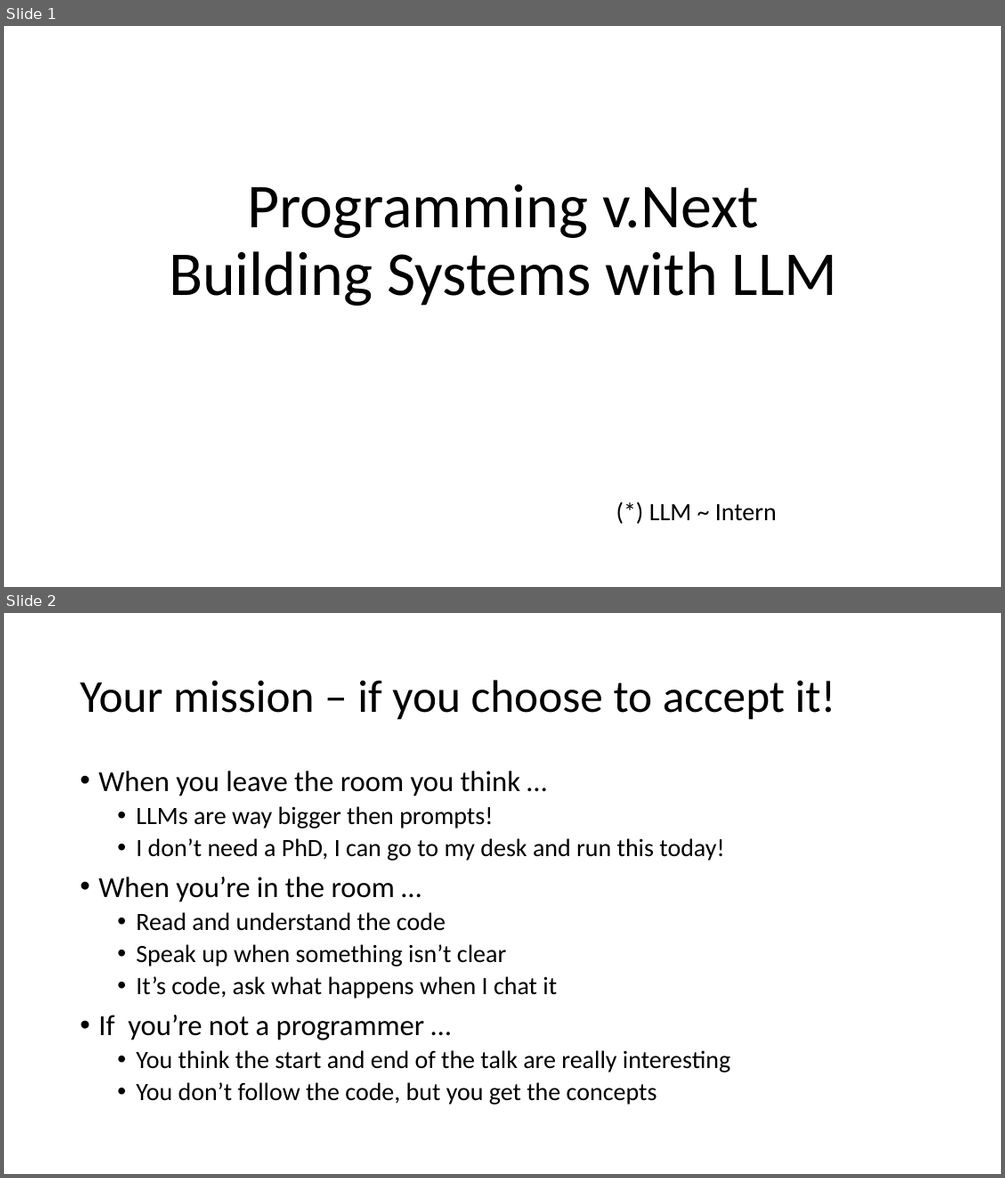
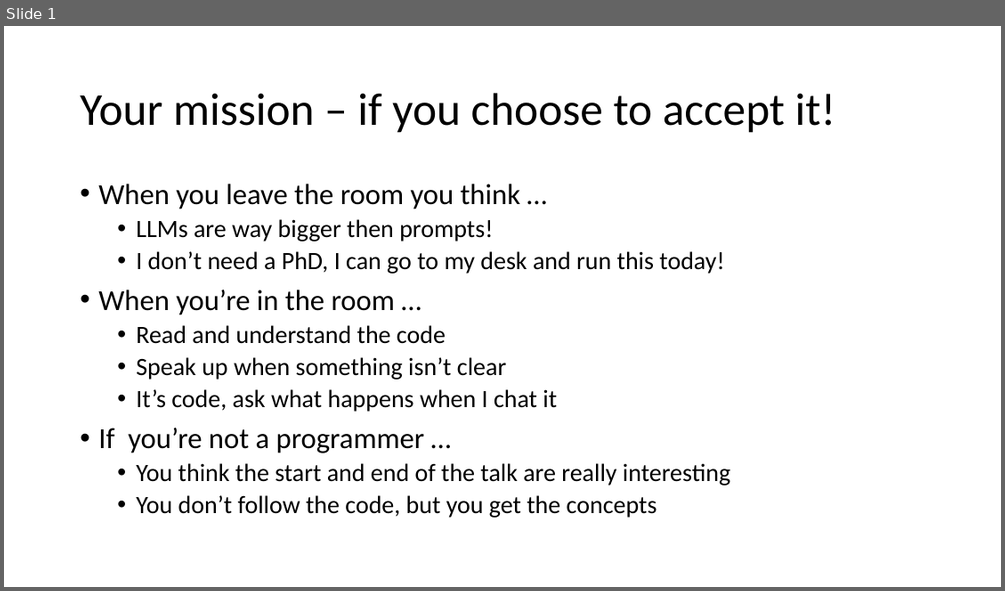
Before and after one commit to idvorkin/ai_talk, a slide deck: building_systems_with_llms.pptx. Shown one above the other, each under a label of ours: slides 1 and 2 before the commit, slide 1 after it. The pictures are 1005x1178 and 1005x591 pixels, drawn with LibreOffice and Linux fonts; fonts in the diff are those of the drawing. Boxes give left, top, right and bottom in pixels: in the first picture for what was removed or moved away, otherwise in the second. Text is boxed around its words. In the diff, an @@ line names an element or a change of style, - is before the commit and + after.

```diff
--- a/building_systems_with_llms.pptx
+++ b/building_systems_with_llms.pptx
@@ slide 1 removed at bbox=[4, 26, 1001, 587], background #FFFFFF @@
@@ title removed at bbox=[169, 184, 838, 305] @@
-Programming v.Next
-Building Systems with LLM
@@ subtitle removed at bbox=[649, 504, 777, 521] @@
-(*) LLM ~ Intern
@@ what was slide 2 is now slide 1 @@
```
Also in this commit, not shown: 3 slides changed, 1 other slide removed.
